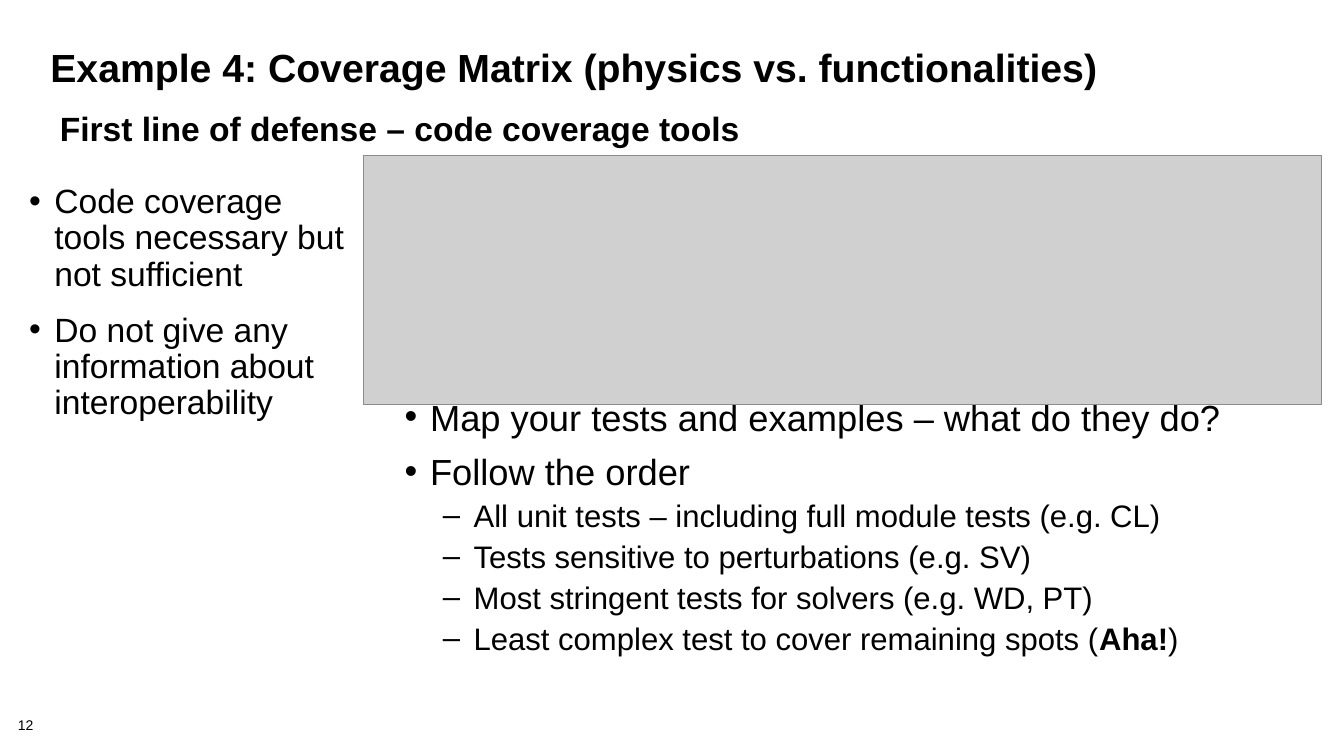
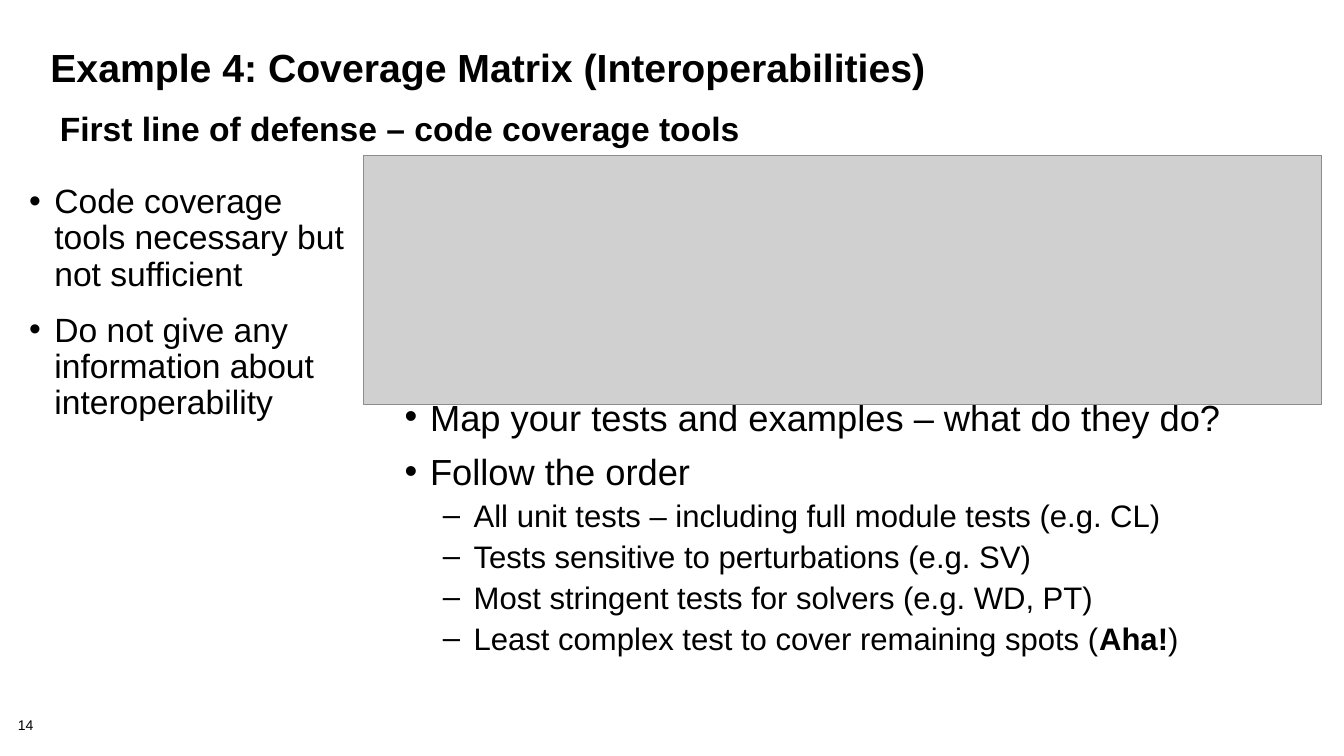
Before and after one commit to bssw-tutorial/presentations, a slide deck: slide 14 of testing-advanced.pptx (slide 12 before the commit). Drawn at 1344x756 pixels with LibreOffice and Linux fonts; fonts in the diff are those of the drawing; grey boxes stand for pictures; background and template pictures are left out. Boxes give left, top, right and bottom in pixels: in the first picture for what was removed or moved away, otherwise in the second. Text is boxed around its words. In the diff, an @@ line names an element or a change of style, - is before the commit and + after.

```diff
--- a/testing-advanced.pptx
+++ b/testing-advanced.pptx
@@ title at bbox=[50, 53, 926, 90]: text changed @@
-Example 4: Coverage Matrix (physics vs. functionalities)
+Example 4: Coverage Matrix (Interoperabilities)
@@ page number at bbox=[18, 720, 34, 730]: text changed @@
-12
+14
```
Also in this commit, not shown: 4 other slides changed, 2 slides added.
